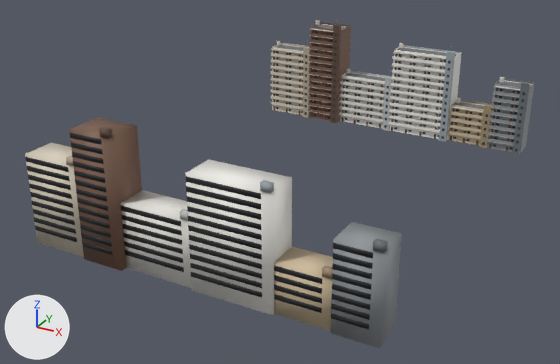
The Blender file assets/buildings/manshon.blend as it was, and as the next commit left it.
Before and after are seen from a 50 mm lens placed at (171.9, -314.5, 116.2), pointed at (50.4, -93.7, 5.8). The axes (+X, +Y, +Z) are drawn at lower left. The lights are the same throughout. The first picture is the older version.

Names of what the first picture shows: 'manshon_a_body', 'manshon_a_lo_mesh', 'manshon_b_body', 'manshon_b_lo_mesh', 'manshon_c_body', 'manshon_c_lo_mesh', 'manshon_d_body', 'manshon_d_lo_mesh', 'manshon_e_body', 'manshon_e_lo_mesh', 'manshon_f_body', 'manshon_f_lo_mesh'.
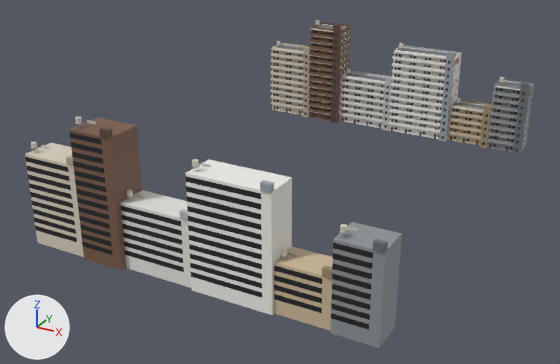
Changed parts and their boxes (x1, y1, x2, y2) in the pictures (560 x 364 px):
part 1 of me_manshon_b_lo_mesh, added: after (75, 116, 82, 124)
part 2 of me_manshon_c_lo_mesh, added: after (127, 190, 133, 197)
part 3 of me_manshon_d_lo_mesh, added: after (192, 159, 199, 167)
part 4 of me_manshon_e_lo_mesh, added: after (281, 248, 287, 256)
part 5 of me_manshon_f_lo_mesh, added: after (340, 224, 347, 233)

The change, as a diff of the scene's bpy script:
```diff
--- a/assets/buildings/manshon.blend.py
+++ b/assets/buildings/manshon.blend.py
@@ me_manshon_b_lo_mesh @@
 # used by ob_manshon_b_lo_mesh; parent = ob_manshon_b_lo; location = (0.0, 0.0, 0.0)
-me_manshon_b_lo_mesh.from_pydata(...)  # 286 vertices, 252 faces; spans x -7.2..7.2, y -12.4..0.1, z 0.0..44.1
+me_manshon_b_lo_mesh.from_pydata(...)  # 378 vertices, 316 faces; spans x -7.2..7.2, y -12.4..0.1, z 0.0..44.9
+# me_manshon_b_lo_mesh part 1: a new loose piece, a 14-sided cylinder along z spanning x -6.5..-4.8, y -10.4..-8.8, z 43.3..44.9, in mat_paint
+# other edits to the shape of me_manshon_b_lo_mesh do not show in these pictures
 me_manshon_b_lo_mesh.materials.append(mat_paint)
 me_manshon_b_lo_mesh.materials.append(mat_windowlit)
-me_manshon_b_lo_mesh.materials.append(mat_window)
@@ me_manshon_c_lo_mesh @@
 # used by ob_manshon_c_lo_mesh; parent = ob_manshon_c_lo; location = (0.0, 0.0, 0.0)
-me_manshon_c_lo_mesh.from_pydata(...)  # 146 vertices, 126 faces; spans x -12.0..12.0, y -10.4..0.1, z 0.0..23.8
+me_manshon_c_lo_mesh.from_pydata(...)  # 238 vertices, 190 faces; spans x -12.0..12.0, y -10.4..0.1, z 0.0..24.6
+# me_manshon_c_lo_mesh part 2: a new loose piece, a 14-sided cylinder along z spanning x -11.2..-9.6, y -8.4..-6.8, z 23.0..24.6, in mat_paint
+# other edits to the shape of me_manshon_c_lo_mesh do not show in these pictures
 me_manshon_c_lo_mesh.materials.append(mat_paint)
 me_manshon_c_lo_mesh.materials.append(mat_windowlit)
-me_manshon_c_lo_mesh.materials.append(mat_window)
@@ me_manshon_d_lo_mesh @@
 # used by ob_manshon_d_lo_mesh; parent = ob_manshon_d_lo; location = (0.0, 0.0, 0.0)
-me_manshon_d_lo_mesh.from_pydata(...)  # 246 vertices, 216 faces; spans x -13.0..13.0, y -11.4..0.1, z 0.0..38.3
+me_manshon_d_lo_mesh.from_pydata(...)  # 338 vertices, 280 faces; spans x -13.0..13.0, y -11.4..0.1, z 0.0..39.1
+# me_manshon_d_lo_mesh part 3: a new loose piece, a 14-sided cylinder along z spanning x -12.2..-10.6, y -9.4..-7.8, z 37.5..39.1, in mat_paint
+# other edits to the shape of me_manshon_d_lo_mesh do not show in these pictures
 me_manshon_d_lo_mesh.materials.append(mat_paint)
 me_manshon_d_lo_mesh.materials.append(mat_windowlit)
-me_manshon_d_lo_mesh.materials.append(mat_window)
@@ me_manshon_e_lo_mesh @@
 # used by ob_manshon_e_lo_mesh; parent = ob_manshon_e_lo; location = (0.0, 0.0, 0.0)
-me_manshon_e_lo_mesh.from_pydata(...)  # 106 vertices, 90 faces; spans x -8.5..8.5, y -10.4..0.1, z 0.0..18.0
+me_manshon_e_lo_mesh.from_pydata(...)  # 198 vertices, 154 faces; spans x -8.5..8.5, y -10.4..0.1, z 0.0..18.8
+# me_manshon_e_lo_mesh part 4: a new loose piece, a 14-sided cylinder along z spanning x -7.7..-6.1, y -8.4..-6.8, z 17.2..18.8, in mat_paint
+# other edits to the shape of me_manshon_e_lo_mesh do not show in these pictures
 me_manshon_e_lo_mesh.materials.append(mat_paint)
 me_manshon_e_lo_mesh.materials.append(mat_windowlit)
-me_manshon_e_lo_mesh.materials.append(mat_window)
@@ me_manshon_f_lo_mesh @@
 # used by ob_manshon_f_lo_mesh; parent = ob_manshon_f_lo; location = (0.0, 0.0, 0.0)
-me_manshon_f_lo_mesh.from_pydata(...)  # 186 vertices, 162 faces; spans x -6.8..6.8, y -11.4..0.1, z 0.0..29.6
+me_manshon_f_lo_mesh.from_pydata(...)  # 278 vertices, 226 faces; spans x -6.8..6.8, y -11.4..0.1, z 0.0..30.4
+# me_manshon_f_lo_mesh part 5: a new loose piece, a 14-sided cylinder along z spanning x -6.0..-4.3, y -9.4..-7.8, z 28.8..30.4, in mat_paint
+# other edits to the shape of me_manshon_f_lo_mesh do not show in these pictures
 me_manshon_f_lo_mesh.materials.append(mat_paint)
 me_manshon_f_lo_mesh.materials.append(mat_windowlit)
-me_manshon_f_lo_mesh.materials.append(mat_window)
```
